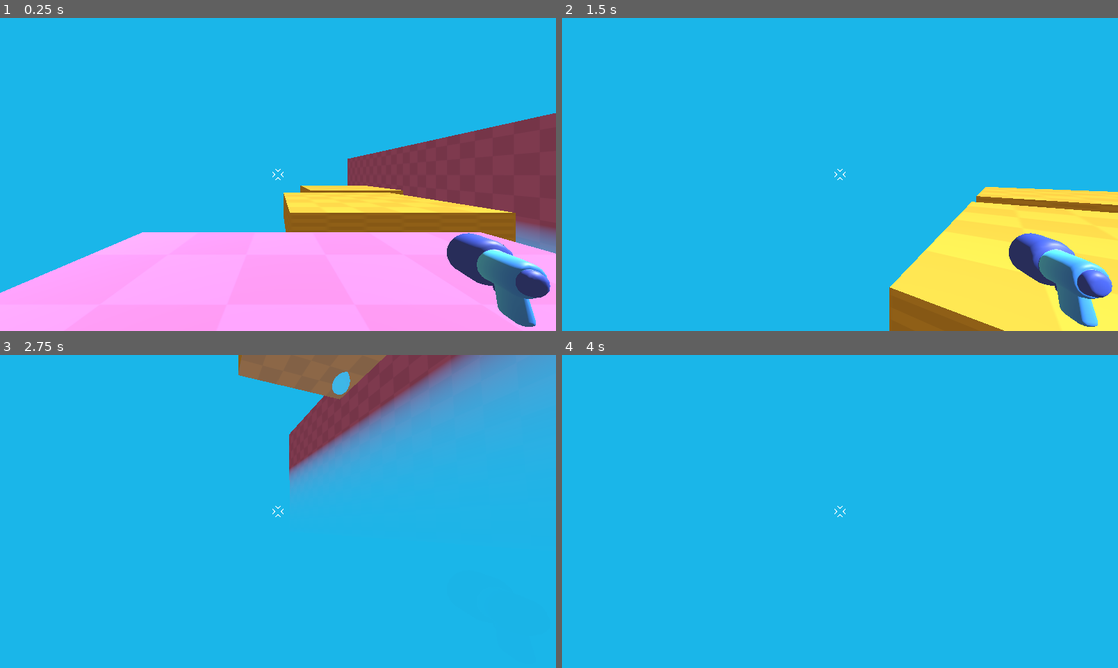
Above: before the commit, frames 1-4 (two rows, left to right).
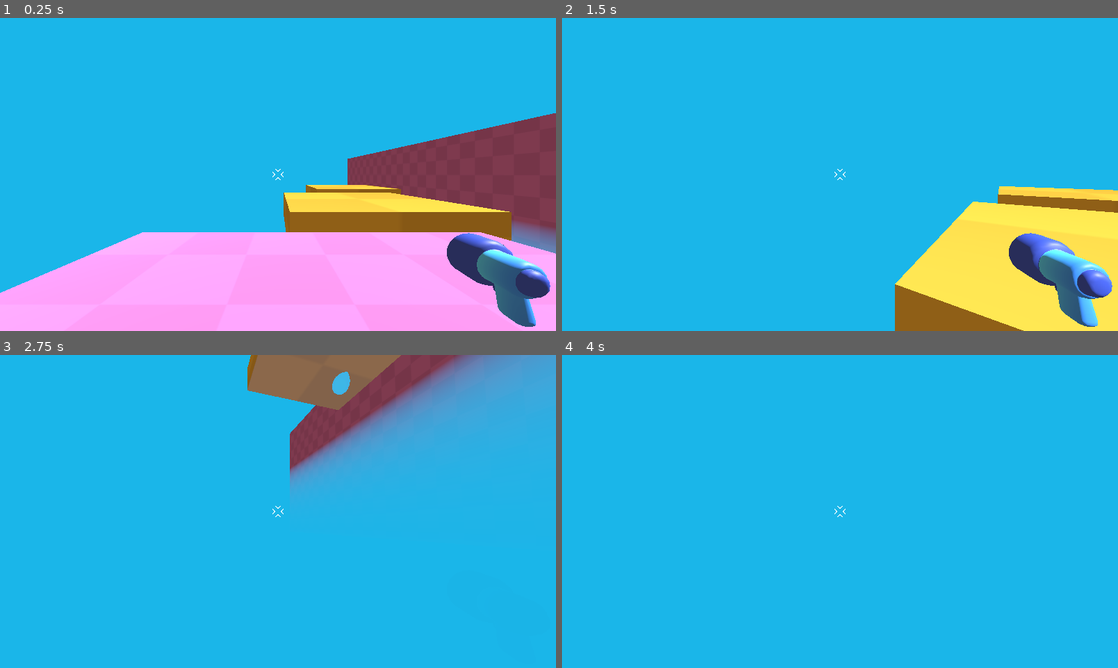
Above: after the commit, the same moments.

Repository: YvanDesPatates/Jelly_Belly_3D
Game: Godot game, scene res://level/game.tscn
The game is run twice, just before and just after one commit, with the same random seed, the same clock (stepped at 60 frames per second) and the same inputs.
Inputs (mouse positions are in pixels of both pictures, inside the frame that each line leads up to):
- Up to frame 1 (0.25 s): no input
- Up to frame 2 (1.5 s): move the mouse to (867, 174) at 0.52 s; press the mouse at (867, 174) at 0.53 s; hold W (move_forward) from 0.53 s (still down); tap Space (jump) at 0.77 s; move the mouse to (812, 174) at 1.27 s; release the mouse at (812, 174) at 1.28 s; click (812, 174) at 1.35 s
- Up to frame 3 (2.75 s): keep holding W (move_forward); tap Space (jump) at 1.52 s; move the mouse to (289, 505) at 2.02 s; press the mouse at (289, 505) at 2.03 s
- Up to frame 4 (4 s): keep holding W (move_forward); move the mouse to (834, 517) at 2.77 s; release the mouse at (834, 517) at 2.78 s; click (834, 517) at 2.85 s; tap Space (jump) at 3.02, 3.77 s; tap Enter at 3.5 s; move the mouse to (878, 514) at 3.52 s; press the mouse at (878, 514) at 3.53 s

The runs differ from the first frame. In frame 1, 0.3% of the frame differs, in the area x 51-93%, y 53-72%; in frame 2, 1.2%; in frame 3, 1.2%, in the area x 42-73%, y 0-40%; in frame 4, nothing differs.

Commit message:
reel mooving plateform

Diff:
--- a/level/MoovingPlateform.gd
+++ b/level/MoovingPlateform.gd
@@ -12,13 +12,12 @@
 	starting_point = global_position
 
 
-# Called every frame. 'delta' is the elapsed time since the previous frame.
-func _process(delta: float) -> void:
+func _physics_process(delta: float) -> void:
 	var pos = global_position
 	global_position += moove_direction * speed * delta
 	var distance_travelled = abs(starting_point.distance_to(global_position))
 	var limit_has_been_reached = distance_travelled >= limit_distance
 	var new_pos = global_position
 	if limit_has_been_reached :
-		global_position = starting_point + moove_direction * limit_distance
 		moove_direction *= Vector3(-1, -1, -1)
+		global_position += moove_direction * ( abs(starting_point.distance_to(global_position)) - distance_travelled +0.1 )
--- a/level/TurningPlateform.gd
+++ /dev/null
@@ -1,7 +0,0 @@
-extends Node3D
-
-@export var speed: float = 2
-
-
-func _process(delta: float) -> void:
-	global_rotation.y += speed * delta
--- a/level/game.tscn
+++ b/level/game.tscn
@@ -4,9 +4,7 @@
 [ext_resource type="PackedScene" uid="uid://cxbbeq53tifsu" path="res://player/player.tscn" id="1_bk1rt"]
 [ext_resource type="Material" uid="uid://dfvkl4a7xs4y" path="res://level/purple_ground.tres" id="2_hjeur"]
 [ext_resource type="Material" uid="uid://bxdrynee85yt1" path="res://level/yellow_platform.tres" id="3_l5ub2"]
-[ext_resource type="Script" uid="uid://dichtufjbj5hg" path="res://level/TurningPlateform.gd" id="4_hjeur"]
 [ext_resource type="Script" uid="uid://vqfuouvfka5p" path="res://level/MoovingPlateform.gd" id="4_l5ub2"]
-[ext_resource type="PackedScene" uid="uid://dt3mlaxjvqtti" path="res://mob/bat.tscn" id="7_xkvjb"]
 
 [sub_resource type="Environment" id="Environment_ijeiy"]
 background_mode = 1
@@ -20,6 +18,59 @@
 fog_height = -2.0
 fog_height_density = 0.3
 
+[sub_resource type="BoxMesh" id="BoxMesh_l5ub2"]
+
+[sub_resource type="BoxShape3D" id="BoxShape3D_l5ub2"]
+size = Vector3(9.762695, 2.196289, 9.908203)
+
+[sub_resource type="BoxMesh" id="BoxMesh_to0a4"]
+
+[sub_resource type="BoxShape3D" id="BoxShape3D_8jqrf"]
+size = Vector3(4.951172, 2.1621094, 5.970703)
+
+[sub_resource type="BoxMesh" id="BoxMesh_8jqrf"]
+
+[sub_resource type="BoxShape3D" id="BoxShape3D_xkvjb"]
+size = Vector3(2.149414, 0.99902344, 22.579102)
+
+[sub_resource type="Animation" id="Animation_l5ub2"]
+length = 0.001
+tracks/0/type = "value"
+tracks/0/imported = false
+tracks/0/enabled = true
+tracks/0/path = NodePath(".:rotation")
+tracks/0/interp = 1
+tracks/0/loop_wrap = true
+tracks/0/keys = {
+"times": PackedFloat32Array(0),
+"transitions": PackedFloat32Array(1),
+"update": 0,
+"values": [Vector3(0, -0.34906587, 0)]
+}
+
+[sub_resource type="Animation" id="Animation_to0a4"]
+resource_name = "turning_plateform"
+length = 4.0
+loop_mode = 1
+tracks/0/type = "value"
+tracks/0/imported = false
+tracks/0/enabled = true
+tracks/0/path = NodePath(".:rotation")
+tracks/0/interp = 1
+tracks/0/loop_wrap = true
+tracks/0/keys = {
+"times": PackedFloat32Array(0, 4),
+"transitions": PackedFloat32Array(1, 1),
+"update": 0,
+"values": [Vector3(0, -0.34906587, 0), Vector3(0, 5.934119, 0)]
+}
+
+[sub_resource type="AnimationLibrary" id="AnimationLibrary_8jqrf"]
+_data = {
+&"RESET": SubResource("Animation_l5ub2"),
+&"turning_plateform": SubResource("Animation_to0a4")
+}
+
 [node name="Game" type="Node3D" unique_id=736855]
 script = ExtResource("1_8jqrf")
 
@@ -41,31 +92,48 @@
 size = Vector3(10, 22, 10)
 material = ExtResource("2_hjeur")
 
-[node name="CSGBox3D4" type="CSGBox3D" parent="WallsAndPlateforms" unique_id=245294418]
-transform = Transform3D(1, 0, 0, 0, 0.099999964, 0, 0, 0, 1, 26, -1.0849552, 8)
-use_collision = true
-size = Vector3(10, 22, 10)
-material = ExtResource("3_l5ub2")
-script = ExtResource("4_l5ub2")
-limit_distance = 2.5
-
-[node name="CSGBox3D5" type="CSGBox3D" parent="WallsAndPlateforms" unique_id=2074918484]
-transform = Transform3D(0.9999977, 9.612625e-12, 0.0021991131, -9.612628e-11, 0.099999964, -1.06821487e-13, -0.0021991131, -1.0682144e-14, 0.9999977, 13, -1.0849552, 4)
-use_collision = true
-size = Vector3(10, 22, 10)
-material = ExtResource("3_l5ub2")
+[node name="PlateformAnimatable2" type="AnimatableBody3D" parent="WallsAndPlateforms" unique_id=264367128]
+transform = Transform3D(1, 0, 0, 0, 1, 0, 0, 0, 1, 13, -1.0849552, 4)
 script = ExtResource("4_l5ub2")
 moove_direction = Vector3(0, 0, 1)
 limit_distance = 2.5
 
-[node name="CSGBox3D15" type="CSGBox3D" parent="WallsAndPlateforms" unique_id=873896369]
-transform = Transform3D(0.9999977, 9.612625e-12, 0.0021991131, -9.612628e-11, 0.099999964, -1.06821487e-13, -0.0021991131, -1.0682144e-14, 0.9999977, -30.500002, 1.9150448, 11.9989)
-use_collision = true
-size = Vector3(5, 22, 6)
-material = ExtResource("3_l5ub2")
+[node name="MeshInstance3D" type="MeshInstance3D" parent="WallsAndPlateforms/PlateformAnimatable2" unique_id=910902713]
+transform = Transform3D(9.859854, 0, 0, 0, 2.24498, 0, 0, 0, 9.898451, 0, 0, 0)
+mesh = SubResource("BoxMesh_l5ub2")
+surface_material_override/0 = ExtResource("3_l5ub2")
+
+[node name="CollisionShape3D" type="CollisionShape3D" parent="WallsAndPlateforms/PlateformAnimatable2" unique_id=279048071]
+transform = Transform3D(0.99999994, 9.398343e-19, 0, -3.1826416e-17, 1, 0, 0, 0, 0.99999994, 0, 0, 0)
+shape = SubResource("BoxShape3D_l5ub2")
+
+[node name="PlateformAnimatable3" type="AnimatableBody3D" parent="WallsAndPlateforms" unique_id=1920313267]
+transform = Transform3D(1, 0, 0, 0, 1, 0, 0, 0, 1, 27.890379, -1.0849552, 8.969493)
 script = ExtResource("4_l5ub2")
-moove_direction = Vector3(0, 0, 1)
+limit_distance = 2.5
+
+[node name="MeshInstance3D" type="MeshInstance3D" parent="WallsAndPlateforms/PlateformAnimatable3" unique_id=1700996755]
+transform = Transform3D(9.859854, 0, 0, 0, 2.24498, 0, 0, 0, 9.898451, 0, 0, 0)
+mesh = SubResource("BoxMesh_l5ub2")
+surface_material_override/0 = ExtResource("3_l5ub2")
+
+[node name="CollisionShape3D" type="CollisionShape3D" parent="WallsAndPlateforms/PlateformAnimatable3" unique_id=990516341]
+transform = Transform3D(0.99999994, 9.398343e-19, 0, -3.1826416e-17, 1, 0, 0, 0, 0.99999994, 0, 0, 0)
+shape = SubResource("BoxShape3D_l5ub2")
+
+[node name="PlateformAnimatableBody3D" type="AnimatableBody3D" parent="WallsAndPlateforms" unique_id=198096786]
+transform = Transform3D(0.99999756, 9.612626e-11, 0.002199113, -9.612627e-11, 1, -1.0457129e-13, -0.002199113, -1.0682147e-13, 0.99999756, -30.500002, 1.9150448, 11.9989)
+script = ExtResource("4_l5ub2")
 limit_distance = 5.0
+
+[node name="MeshInstance3D" type="MeshInstance3D" parent="WallsAndPlateforms/PlateformAnimatableBody3D" unique_id=1405687498]
+transform = Transform3D(4.900985, 6.6143744e-18, 0, 4.1079404e-17, 2.1549075, 0, 9.313226e-10, 0, 5.8792815, 0, 0, 0)
+mesh = SubResource("BoxMesh_to0a4")
+surface_material_override/0 = ExtResource("3_l5ub2")
+
+[node name="CollisionShape3D" type="CollisionShape3D" parent="WallsAndPlateforms/PlateformAnimatableBody3D" unique_id=1173294473]
+transform = Transform3D(1.0000025, -1.0093456e-18, 1.21071935e-08, 1.6552726e-16, 1, -1.4433441e-18, -2.910383e-08, -2.5072175e-19, 1.0000025, 0, 0, 0)
+shape = SubResource("BoxShape3D_8jqrf")
 
 [node name="CSGBox3D2" type="CSGBox3D" parent="WallsAndPlateforms" unique_id=215008671]
 transform = Transform3D(1, 0, 0, 0, 1, 0, 0, 0, 1, 0, -11, 18.5)
@@ -109,13 +177,20 @@
 size = Vector3(5, 22, 22)
 material = ExtResource("2_hjeur")
 
-[node name="CSGBox3D14" type="CSGBox3D" parent="WallsAndPlateforms" unique_id=550590739]
-transform = Transform3D(0.9396925, 0, -0.34202015, 0, 1, 0, 0.34202015, 0, 0.9396925, -10.068331, -0.7, 11.722864)
-use_collision = true
-size = Vector3(2, 1, 25)
-material = ExtResource("3_l5ub2")
-script = ExtResource("4_hjeur")
-speed = 1.0
+[node name="PlateformAnimatable" type="AnimatableBody3D" parent="WallsAndPlateforms" unique_id=1392454934]
+transform = Transform3D(0.9396926, 0, -0.34202015, 0, 1, 0, 0.34202015, 0, 0.9396926, -10.266517, -0.7, 12.267374)
+
+[node name="MeshInstance3D" type="MeshInstance3D" parent="WallsAndPlateforms/PlateformAnimatable" unique_id=1979198759]
+transform = Transform3D(2.0548205, 0, 0, 0, 1.0607113, 0, 0, 0, 22.679998, 0, 0, 0)
+mesh = SubResource("BoxMesh_8jqrf")
+surface_material_override/0 = ExtResource("3_l5ub2")
+
+[node name="CollisionShape3D" type="CollisionShape3D" parent="WallsAndPlateforms/PlateformAnimatable" unique_id=1005495730]
+shape = SubResource("BoxShape3D_xkvjb")
+
+[node name="AnimationPlayer" type="AnimationPlayer" parent="WallsAndPlateforms/PlateformAnimatable" unique_id=897553368]
+libraries/ = SubResource("AnimationLibrary_8jqrf")
+autoplay = &"turning_plateform"
 
 [node name="CSGBox3D12" type="CSGBox3D" parent="WallsAndPlateforms" unique_id=368983028]
 transform = Transform3D(1, 0, 0, 0, 1, 0, 0, 0, 1, -3.1000004, -11, 39)
@@ -134,6 +209,3 @@
 use_collision = true
 size = Vector3(27, 22, 48)
 material = ExtResource("2_hjeur")
-
-[node name="Bat" parent="." unique_id=1883107278 instance=ExtResource("7_xkvjb")]
-transform = Transform3D(-1, 0, 8.742278e-08, 0, 1, 0, -8.742278e-08, 0, -1, -2, 1, 12)
--- a/project.godot
+++ b/project.godot
@@ -10,7 +10,7 @@
 
 [application]
 
-config/name="3D-GDQuest-tuto"
+config/name="Jelly_Belly_3D"
 run/main_scene="uid://cchrdtla3353l"
 config/features=PackedStringArray("4.6", "Mobile")
 config/icon="res://icon.svg"
Not shown, removed: level/TurningPlateform.gd.uid
